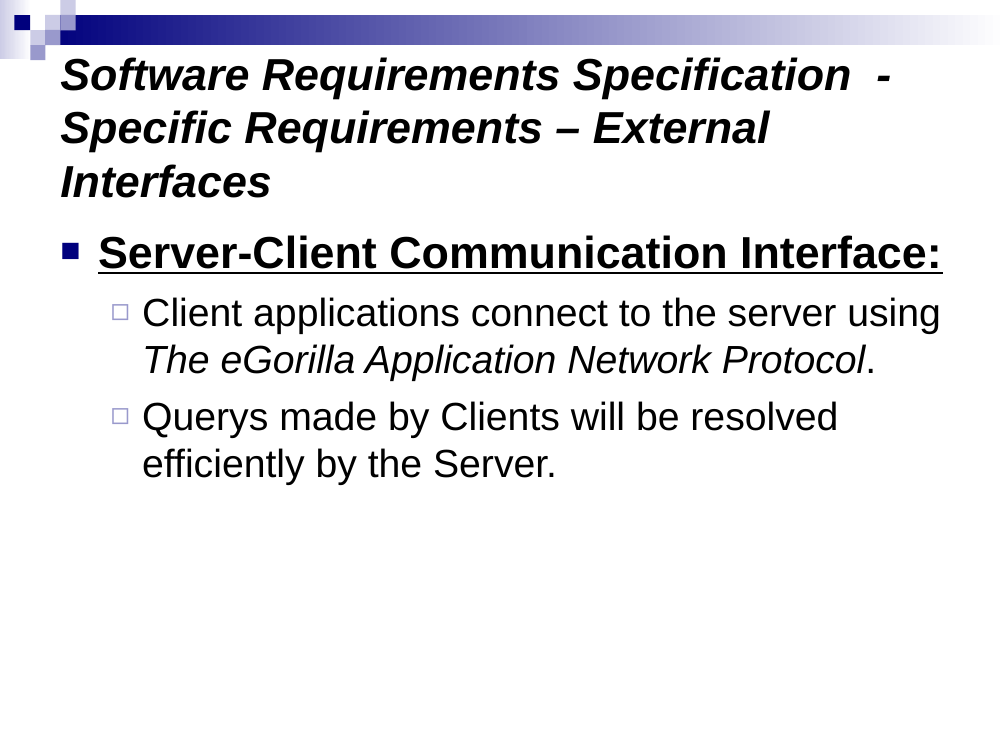
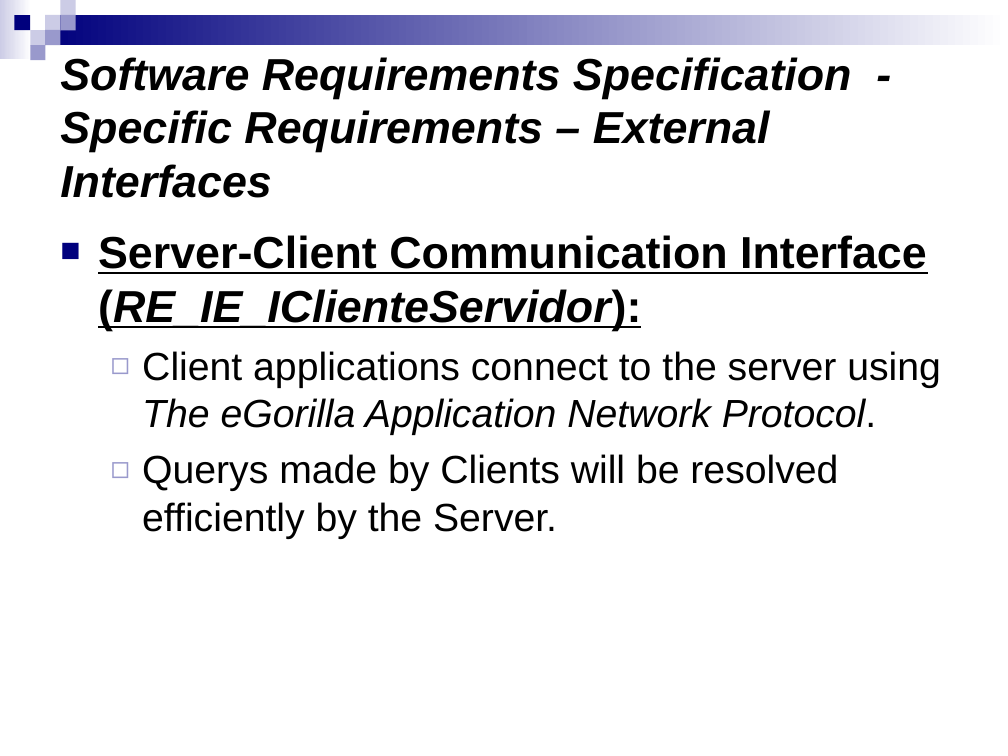
Before and after one commit to salcedonia/egorilla-software-engineering-2008-2009, a slide deck: slide 29 of doc/PresentacionIS.ppt (slide 27 before the commit). Drawn at 1008x756 pixels with LibreOffice and Linux fonts; fonts in the diff are those of the drawing. Boxes give left, top, right and bottom in pixels: in the first picture for what was removed or moved away, otherwise in the second. Text is boxed around its words. In the diff, an @@ line names an element or a change of style, - is before the commit and + after.

```diff
--- a/doc/PresentacionIS.ppt
+++ b/doc/PresentacionIS.ppt
@@ text at (98, 235, 927, 331): text changed @@
-■ Server-Client Communication Interface:
+■ Server-Client Communication Interface (RE_IE_IClienteServidor):
```
Also in this commit, not shown: 5 other slides changed, 4 slides added.
